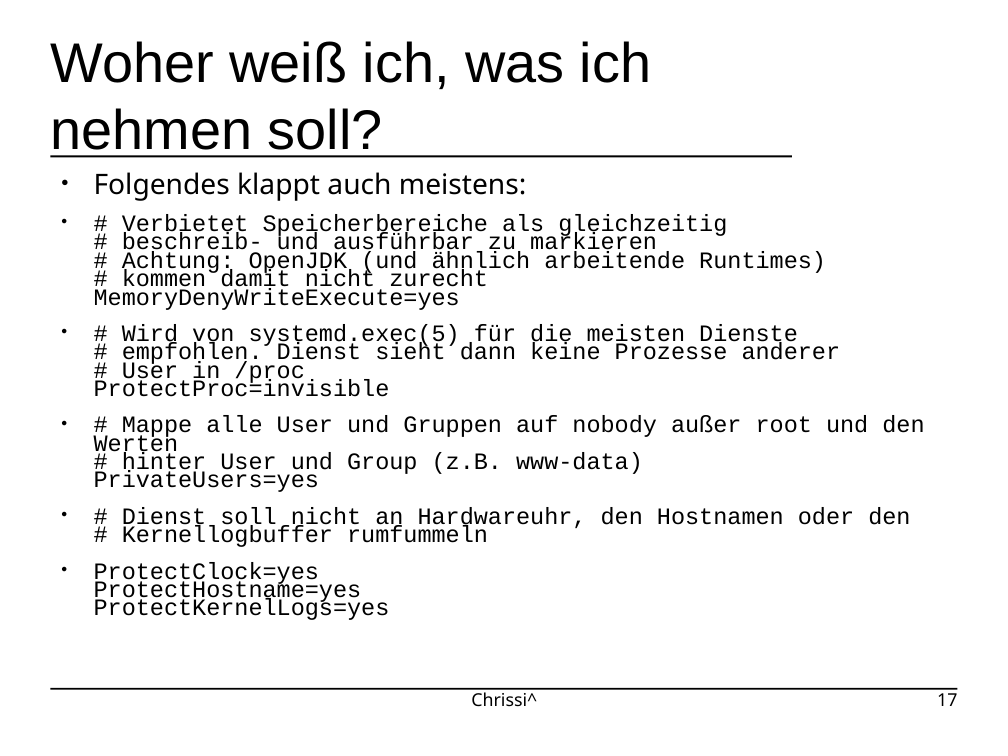
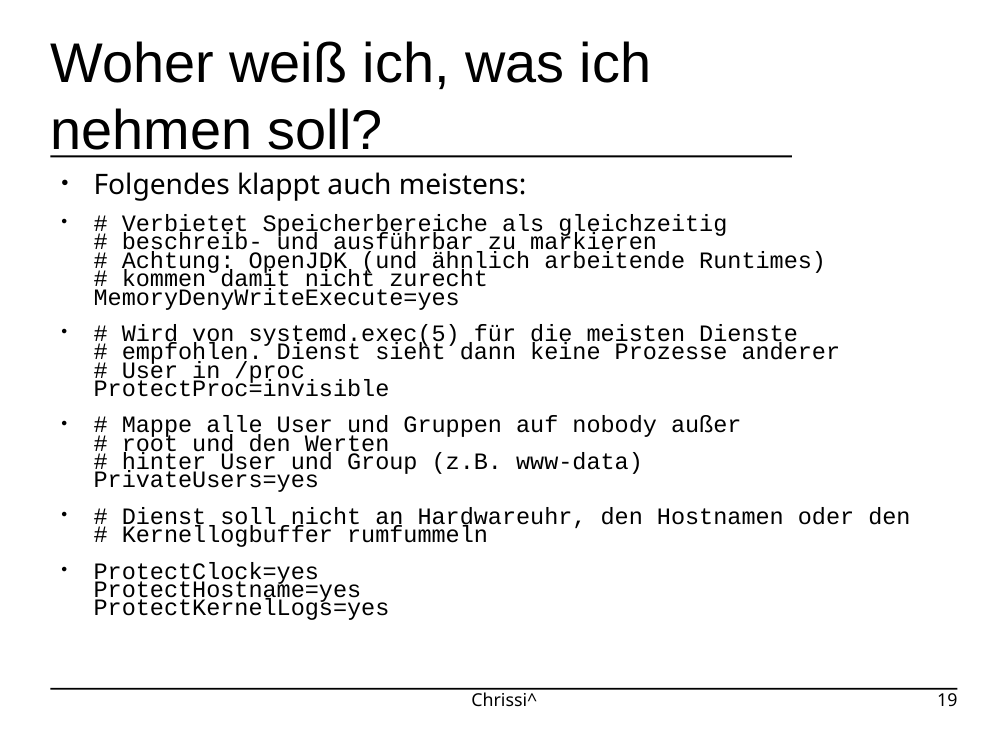
Before and after one commit to johannesst/systemd-workshop-gpn23, a slide deck: slide 19 of slides.odp (slide 17 before the commit). Drawn at 1008x756 pixels with LibreOffice and Linux fonts; fonts in the diff are those of the drawing; background and template pictures are left out. Boxes give left, top, right and bottom in pixels: in the first picture for what was removed or moved away, otherwise in the second. Text is boxed around its words. In the diff, an @@ line names an element or a change of style, - is before the commit and + after.

```diff
--- a/slides.odp
+++ b/slides.odp
@@ text at [94, 415, 741, 492]: text changed @@
-● # Mappe alle User und Gruppen auf nobody außer root und den Werten
-  # hinter User und Group (z.B. www-data)
-  PrivateUsers=yes
+● # Mappe alle User und Gruppen auf nobody außer
+  # root und den Werten
+  # hinter User und Group (z.B. www-data)
+  PrivateUsers=yes
@@ page number at [937, 689, 957, 707]: text changed @@
-17
+19
```
Also in this commit, not shown: 15 other slides changed, 3 slides added, 3 other files.
